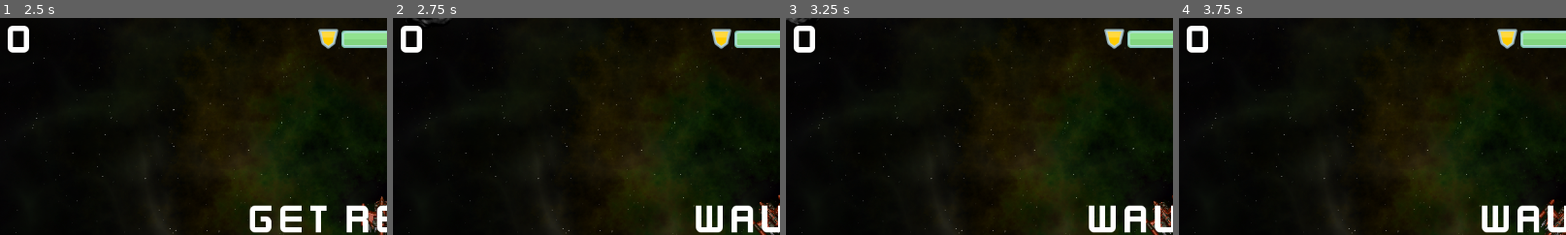
Above: before the commit, frames 1-4 (left to right).
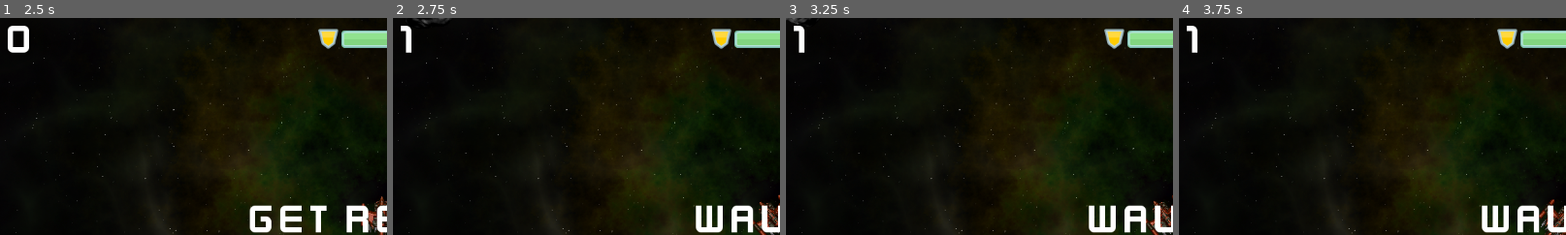
Above: after the commit, the same moments.

Repository: sam0622/Space-Rocks
Game: Godot game, scene res://assets/Main/main.tscn
Two runs of this game, one before a commit and one after it. Both use one fixed random seed, a clock stepped at 60 frames per second and the inputs below.
Inputs (mouse positions are % of the whole screen's width and height, from its top left):
- Up to frame 1 (2.5 s): click (50, 63) at 0.5 s; tap Enter at 1.25 s; hold D (rotate_right) 1.28-2.03 s; hold Space (shoot) 1.28-2.03 s; hold A (rotate_left) from 2.03 s (still down); tap Space (shoot) at 2.1 s
- Up to frame 2 (2.75 s): keep holding A (rotate_left)
- Up to frame 3 (3.25 s): release A (rotate_left) at 2.78 s; hold D (rotate_right) from 2.78 s (still down); hold Space (shoot) from 2.78 s (still down)
- Up to frame 4 (3.75 s): release D (rotate_right) at 3.53 s; release Space (shoot) at 3.53 s; hold W (thrust) from 3.53 s (still down); tap Space (shoot) at 3.6 s
The pictures show only the part of the screen within x 1-51%, y 4-54%; the shares and areas given below are measured in that part.

Frame 1 is identical in both runs. In frame 2, 0.5% of the frame differs, in the area x 2-8%, y 3-17%; in frame 3, 0.5%; in frame 4, 0.5%.

Commit message:
add sound effects

Diff:
--- a/assets/Main/main.gd
+++ b/assets/Main/main.gd
@@ -26,6 +26,7 @@
 
 
 func _on_rock_exploded(size, radius, pos, vel):# Logic for spawning small rocks from big rocks
+	$ExplosionSound.play()
 	if size <= 1:
 		return
 	for offset in [-1, 1]:
@@ -43,10 +44,14 @@
 	$HUD.show_message("Get Ready!")
 	$Player.reset()
 	await $HUD/Timer.timeout
+	$Music.play()
 	playing = true
 
 func new_level():
 	level += 1
+	score += 1
+	$HUD.update_score(score)
+	$LevelupSound.play()
 	$HUD.show_message("Wave %s" % level)
 	for i in level:
 		spawn_rock(3)
@@ -60,7 +65,9 @@
 
 func game_over():
 	playing = false
+	$Music.stop()
 	$HUD.game_over()
+
 
 func _input(event):
 	if event.is_action_pressed("pause"):
--- a/assets/Main/main.tscn
+++ b/assets/Main/main.tscn
@@ -1,11 +1,14 @@
-[gd_scene load_steps=8 format=3 uid="uid://dh3xqj5sgfk7w"]
+[gd_scene load_steps=11 format=3 uid="uid://dh3xqj5sgfk7w"]
 
 [ext_resource type="Texture2D" uid="uid://c6ocvuvnuxlov" path="res://assets/space_background.png" id="1_2b2yq"]
 [ext_resource type="Script" path="res://assets/Main/main.gd" id="1_lt8pt"]
-[ext_resource type="PackedScene" uid="uid://t3ypifga63q6" path="res://assets/Player/player.tscn" id="2_e53u8"]
+[ext_resource type="PackedScene" uid="uid://t3ypifga63q6" path="res://assets/player/player.tscn" id="2_e53u8"]
 [ext_resource type="PackedScene" uid="uid://bgc8fm2p3tmjm" path="res://assets/Rock/rock.tscn" id="2_gux1f"]
 [ext_resource type="PackedScene" uid="uid://bkohokw4hs7ym" path="res://enemy.tscn" id="3_daodq"]
 [ext_resource type="PackedScene" uid="uid://hptmbwgmra2v" path="res://hud.tscn" id="5_v7yuc"]
+[ext_resource type="AudioStream" uid="uid://cblg3e74yqs40" path="res://assets/sounds/Funky-Gameplay_Looping.ogg" id="7_nbjcq"]
+[ext_resource type="AudioStream" uid="uid://btjocyx0a1fbd" path="res://assets/sounds/levelup.ogg" id="8_qk8jf"]
+[ext_resource type="AudioStream" uid="uid://4jbltuq0pa27" path="res://assets/sounds/explosion.wav" id="9_rbqk2"]
 
 [sub_resource type="Curve2D" id="Curve2D_lj8tu"]
 _data = {
@@ -38,6 +41,15 @@
 [node name="EnemyTimer" type="Timer" parent="."]
 one_shot = true
 
+[node name="Music" type="AudioStreamPlayer2D" parent="."]
+stream = ExtResource("7_nbjcq")
+
+[node name="LevelupSound" type="AudioStreamPlayer2D" parent="."]
+stream = ExtResource("8_qk8jf")
+
+[node name="ExplosionSound" type="AudioStreamPlayer2D" parent="."]
+stream = ExtResource("9_rbqk2")
+
 [connection signal="dead" from="Player" to="." method="game_over"]
 [connection signal="lives_changed" from="Player" to="HUD" method="update_lives"]
 [connection signal="shield_changed" from="Player" to="HUD" method="update_shield"]
--- a/assets/Player/player.gd
+++ b/assets/Player/player.gd
@@ -44,6 +44,7 @@
 			$CollisionShape2D.set_deferred("disabled", true)
 			$Sprite2D.hide()
 			linear_velocity = Vector2.ZERO
+			$EngineSound.stop()
 			dead.emit()
 	state = new_state
 
@@ -57,6 +58,10 @@
 		return
 	if Input.is_action_pressed("thrust"):
 		thrust = transform.x * engine_power
+		if not $EngineSound.playing:
+			$EngineSound.play()
+	else:
+		$EngineSound.stop()
 	rotation_dir = Input.get_axis("rotate_left", "rotate_right")
 	if Input.is_action_pressed("shoot") and can_shoot:
 		shoot()
@@ -83,6 +88,7 @@
 	var b = bullet_scene.instantiate()
 	get_tree().root.add_child(b)
 	b.start($Muzzle.global_transform)
+	$LaserSound.play()
 
 
 func _on_gun_cooldown_timeout():
--- a/assets/Player/player.tscn
+++ b/assets/Player/player.tscn
@@ -1,9 +1,11 @@
-[gd_scene load_steps=6 format=3 uid="uid://t3ypifga63q6"]
+[gd_scene load_steps=8 format=3 uid="uid://t3ypifga63q6"]
 
 [ext_resource type="Script" path="res://assets/player/player.gd" id="1_tf82g"]
 [ext_resource type="PackedScene" uid="uid://bwri6cqeskk3f" path="res://assets/bullet/bullet.tscn" id="2_gxyni"]
-[ext_resource type="Texture2D" uid="uid://bp2nnhv0snr1x" path="res://assets/Player/player_ship.png" id="2_tlypu"]
+[ext_resource type="Texture2D" uid="uid://bp2nnhv0snr1x" path="res://assets/player/player_ship.png" id="2_tlypu"]
 [ext_resource type="PackedScene" uid="uid://crwosbyhvqott" path="res://assets/explosion/explosion.tscn" id="4_nwol1"]
+[ext_resource type="AudioStream" uid="uid://d42ekom4vaat" path="res://assets/sounds/engine.ogg" id="5_45cwc"]
+[ext_resource type="AudioStream" uid="uid://cr0ex2u18p64a" path="res://assets/sounds/laser.ogg" id="5_y8rwl"]
 
 [sub_resource type="CircleShape2D" id="CircleShape2D_d3lbg"]
 radius = 31.0
@@ -37,6 +39,12 @@
 wait_time = 2.0
 one_shot = true
 
+[node name="EngineSound" type="AudioStreamPlayer2D" parent="."]
+stream = ExtResource("5_45cwc")
+
+[node name="LaserSound" type="AudioStreamPlayer2D" parent="."]
+stream = ExtResource("5_y8rwl")
+
 [connection signal="body_entered" from="." to="." method="_on_body_entered"]
 [connection signal="timeout" from="GunCooldown" to="." method="_on_gun_cooldown_timeout"]
 [connection signal="timeout" from="InvulnerabilityTimer" to="." method="_on_invulnerability_timer_timeout"]
--- a/enemy.gd
+++ b/enemy.gd
@@ -29,6 +29,7 @@
 	var b = bullet_scene.instantiate()
 	get_tree().root.add_child(b)
 	b.start(global_position, dir)
+	$ShootSound.play()
 
 func shoot_pulse(n, delay):
 	for i in n:
@@ -48,6 +49,7 @@
 	$Sprite2D.hide()
 	$Explosion.show()
 	$Explosion/AnimationPlayer.play("explosion")
+	$ExplosionSound.play()
 	await $Explosion/AnimationPlayer.animation_finished
 	queue_free()
 
--- a/enemy.tscn
+++ b/enemy.tscn
@@ -1,10 +1,12 @@
-[gd_scene load_steps=9 format=3 uid="uid://bkohokw4hs7ym"]
+[gd_scene load_steps=11 format=3 uid="uid://bkohokw4hs7ym"]
 
 [ext_resource type="Script" path="res://enemy.gd" id="1_xj53i"]
 [ext_resource type="Texture2D" uid="uid://bnux67ukbkk7e" path="res://assets/enemy_saucer.png" id="2_rlgkp"]
 [ext_resource type="PackedScene" uid="uid://xnteyyp88uyv" path="res://enemy_bullet.tscn" id="2_vngrk"]
 [ext_resource type="PackedScene" uid="uid://crwosbyhvqott" path="res://assets/explosion/explosion.tscn" id="3_vv3ep"]
 [ext_resource type="PackedScene" uid="uid://b0lj1y6ytuc" path="res://enemy_paths.tscn" id="4_nt2ys"]
+[ext_resource type="AudioStream" uid="uid://b5kvl2k3m7b67" path="res://assets/sounds/enemy_laser.wav" id="6_xuh6e"]
+[ext_resource type="AudioStream" uid="uid://4jbltuq0pa27" path="res://assets/sounds/explosion.wav" id="7_1vpyi"]
 
 [sub_resource type="CircleShape2D" id="CircleShape2D_4343h"]
 radius = 36.0
@@ -59,6 +61,12 @@
 wait_time = 1.5
 autostart = true
 
+[node name="ShootSound" type="AudioStreamPlayer2D" parent="."]
+stream = ExtResource("6_xuh6e")
+
+[node name="ExplosionSound" type="AudioStreamPlayer2D" parent="."]
+stream = ExtResource("7_1vpyi")
+
 [connection signal="area_entered" from="." to="." method="_on_area_entered"]
 [connection signal="body_entered" from="." to="." method="_on_body_entered"]
 [connection signal="timeout" from="GunCooldown" to="." method="_on_gun_cooldown_timeout"]
Not shown, changed: assets/Player/player_ship.png.import
